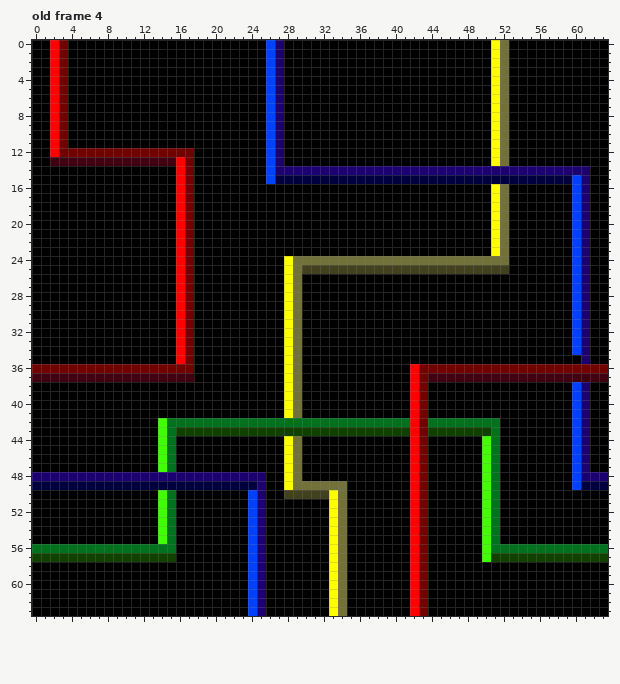
A pixel-art file gets an edit: Sprites/tilemap.aseprite. Above, as it was before the edit.
64x64 pixels, 8 frames. Shown: old frame 4. The commit also changed other frames, which this record leaves out.
After the commit:
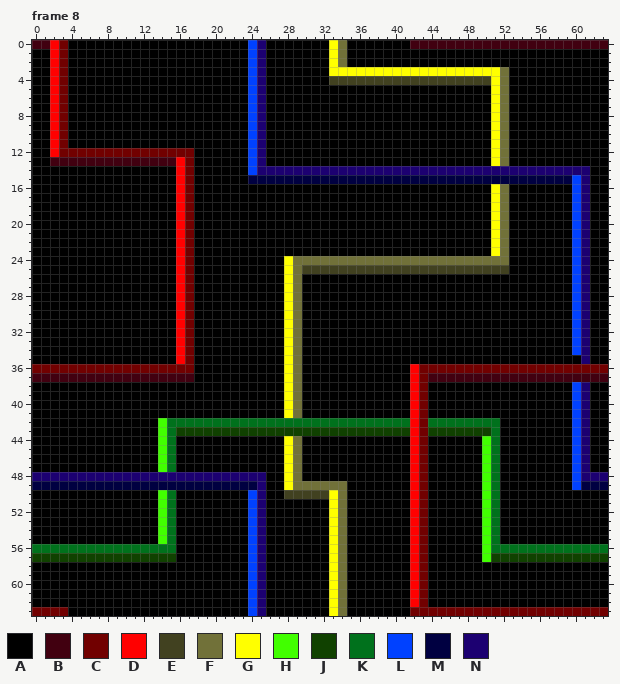
Palette (. is transparent): A #000000  B #410010  C #710000  D #ff0000  E #414120  F #717139  G #ffff00  H #41ff00  J #104100  K #00711c  L #0041ff  M #000041  N #1c0071
A new or re-ordered frame is compared with the old frame closest to it.
The edit:
frames 8 -> 15
--- frame 8 is new; against old frame 4, layer "Layer 3"
@@ x 0..63 @@
- 0 AADCAAAAAAAAAAAAAAAAAAAAAALNAAAAAAAAAAAAAAAAAAAAAAAGFAAAAAAAAAAA
- 1 AADCAAAAAAAAAAAAAAAAAAAAAALNAAAAAAAAAAAAAAAAAAAAAAAGFAAAAAAAAAAA
- 2 AADCAAAAAAAAAAAAAAAAAAAAAALNAAAAAAAAAAAAAAAAAAAAAAAGFAAAAAAAAAAA
- 3 AADCAAAAAAAAAAAAAAAAAAAAAALNAAAAAAAAAAAAAAAAAAAAAAAGFAAAAAAAAAAA
- 4 AADCAAAAAAAAAAAAAAAAAAAAAALNAAAAAAAAAAAAAAAAAAAAAAAGFAAAAAAAAAAA
- 5 AADCAAAAAAAAAAAAAAAAAAAAAALNAAAAAAAAAAAAAAAAAAAAAAAGFAAAAAAAAAAA
- 6 AADCAAAAAAAAAAAAAAAAAAAAAALNAAAAAAAAAAAAAAAAAAAAAAAGFAAAAAAAAAAA
- 7 AADCAAAAAAAAAAAAAAAAAAAAAALNAAAAAAAAAAAAAAAAAAAAAAAGFAAAAAAAAAAA
- 8 AADCAAAAAAAAAAAAAAAAAAAAAALNAAAAAAAAAAAAAAAAAAAAAAAGFAAAAAAAAAAA
- 9 AADCAAAAAAAAAAAAAAAAAAAAAALNAAAAAAAAAAAAAAAAAAAAAAAGFAAAAAAAAAAA
-10 AADCAAAAAAAAAAAAAAAAAAAAAALNAAAAAAAAAAAAAAAAAAAAAAAGFAAAAAAAAAAA
-11 AADCAAAAAAAAAAAAAAAAAAAAAALNAAAAAAAAAAAAAAAAAAAAAAAGFAAAAAAAAAAA
-12 AADCCCCCCCCCCCCCCCAAAAAAAALNAAAAAAAAAAAAAAAAAAAAAAAGFAAAAAAAAAAA
-13 AABBBBBBBBBBBBBBDCAAAAAAAALNAAAAAAAAAAAAAAAAAAAAAAAGFAAAAAAAAAAA
-14 AAAAAAAAAAAAAAAADCAAAAAAAALNNNNNNNNNNNNNNNNNNNNNNNNNNNNNNNNNNNAA
-15 AAAAAAAAAAAAAAAADCAAAAAAAALMMMMMMMMMMMMMMMMMMMMMMMMMMMMMMMMMLNAA
+ 0 BBDCAAAAAAAAAAAAAAAAAAAALNAAAAAAAGFAAAAAAABBBBBBBBBBBBBBBBBBBBBB
+ 1 AADCAAAAAAAAAAAAAAAAAAAALNAAAAAAAGFAAAAAAAAAAAAAAAAAAAAAAAAAAAAA
+ 2 AADCAAAAAAAAAAAAAAAAAAAALNAAAAAAAGFAAAAAAAAAAAAAAAAAAAAAAAAAAAAA
+ 3 AADCAAAAAAAAAAAAAAAAAAAALNAAAAAAAGGGGGGGGGGGGGGGGGGGFAAAAAAAAAAA
+ 4 AADCAAAAAAAAAAAAAAAAAAAALNAAAAAAAEEEEEEEEEEEEEEEEEEGFAAAAAAAAAAA
+ 5 AADCAAAAAAAAAAAAAAAAAAAALNAAAAAAAAAAAAAAAAAAAAAAAAAGFAAAAAAAAAAA
+ 6 AADCAAAAAAAAAAAAAAAAAAAALNAAAAAAAAAAAAAAAAAAAAAAAAAGFAAAAAAAAAAA
+ 7 AADCAAAAAAAAAAAAAAAAAAAALNAAAAAAAAAAAAAAAAAAAAAAAAAGFAAAAAAAAAAA
+ 8 AADCAAAAAAAAAAAAAAAAAAAALNAAAAAAAAAAAAAAAAAAAAAAAAAGFAAAAAAAAAAA
+ 9 AADCAAAAAAAAAAAAAAAAAAAALNAAAAAAAAAAAAAAAAAAAAAAAAAGFAAAAAAAAAAA
+10 AADCAAAAAAAAAAAAAAAAAAAALNAAAAAAAAAAAAAAAAAAAAAAAAAGFAAAAAAAAAAA
+11 AADCAAAAAAAAAAAAAAAAAAAALNAAAAAAAAAAAAAAAAAAAAAAAAAGFAAAAAAAAAAA
+12 AADCCCCCCCCCCCCCCCAAAAAALNAAAAAAAAAAAAAAAAAAAAAAAAAGFAAAAAAAAAAA
+13 AABBBBBBBBBBBBBBDCAAAAAALNAAAAAAAAAAAAAAAAAAAAAAAAAGFAAAAAAAAAAA
+14 AAAAAAAAAAAAAAAADCAAAAAALNNNNNNNNNNNNNNNNNNNNNNNNNNNNNNNNNNNNNAA
+15 AAAAAAAAAAAAAAAADCAAAAAAMMMMMMMMMMMMMMMMMMMMMMMMMMMMMMMMMMMMLNAA
 16 AAAAAAAAAAAAAAAADCAAAAAAAAAAAAAAAAAAAAAAAAAAAAAAAAAGFAAAAAAALNAA
@@ x 0..63 @@
 62 AAAAAAAAAAAAAAAAAAAAAAAALNAAAAAAAGFAAAAAAADCAAAAAAAAAAAAAAAAAAAA
-63 AAAAAAAAAAAAAAAAAAAAAAAALNAAAAAAAGFAAAAAAADCAAAAAAAAAAAAAAAAAAAA
+63 CCCCAAAAAAAAAAAAAAAAAAAALNAAAAAAAGFAAAAAAACCCCCCCCCCCCCCCCCCCCCC
Pixel boxes of the changes (left, top, right, bottom) in both pictures:
changed: (32, 40, 50, 49)
changed: (248, 40, 284, 184)
changed: (329, 40, 608, 85)
changed: (32, 607, 68, 616)
changed: (410, 607, 608, 616)
